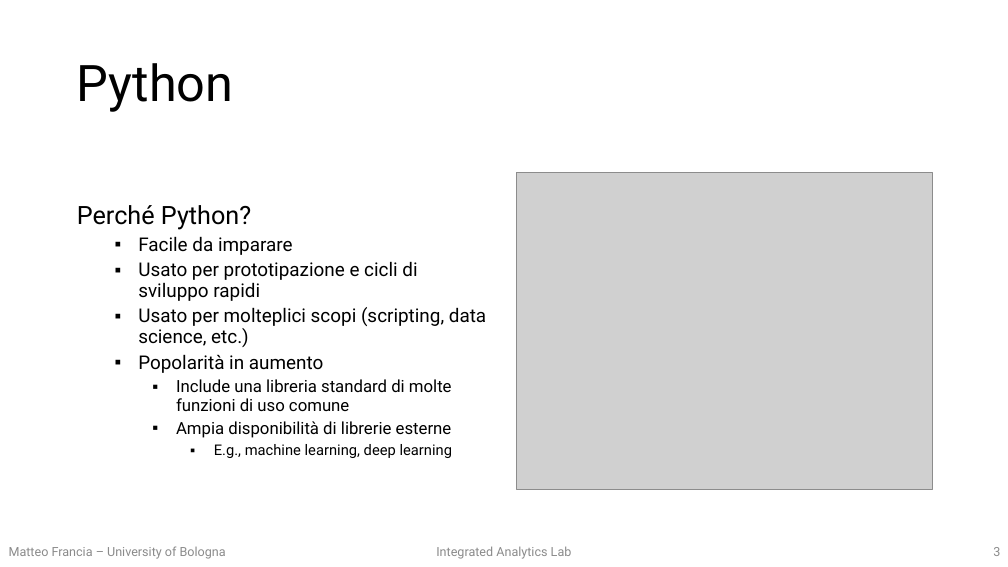
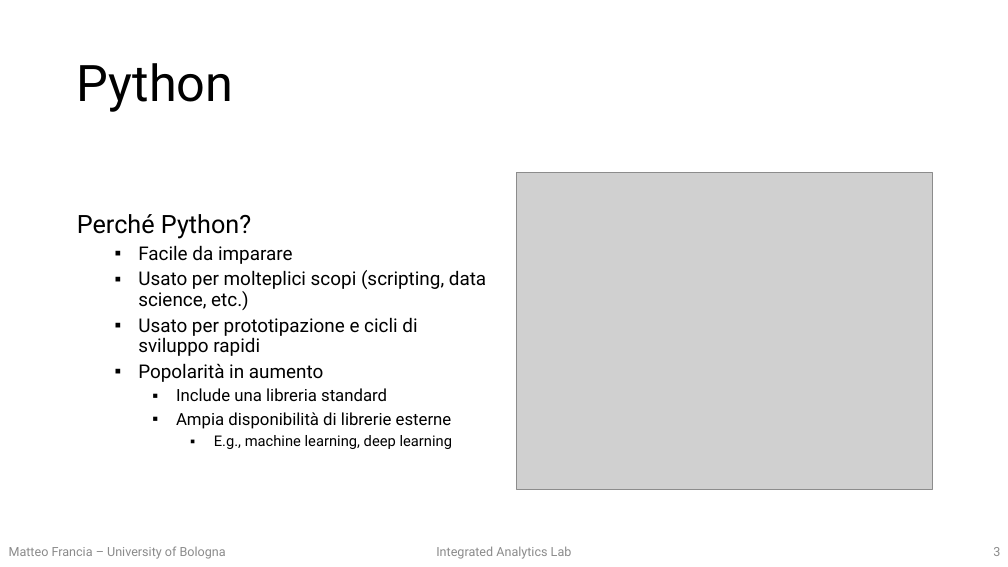
Before and after one commit to w4bo/teaching-handsondatapipelines, a slide deck: slide 3 of 01-DataPreprocessing/01-slides.pptx. Drawn at 1008x567 pixels with LibreOffice and Linux fonts; fonts in the diff are those of the drawing; grey boxes stand for pictures. Boxes give left, top, right and bottom in pixels: in the first picture for what was removed or moved away, otherwise in the second. Text is boxed around its words. In the diff, an @@ line names an element or a change of style, - is before the commit and + after.

```diff
--- a/01-DataPreprocessing/01-slides.pptx
+++ b/01-DataPreprocessing/01-slides.pptx
@@ text at box(138, 270, 486, 310): paragraph added @@
+  ▪ Usato per molteplici scopi (scripting, data science, etc.)
@@ text at box(138, 307, 486, 347): paragraph removed @@
-  ▪ Usato per molteplici scopi (scripting, data science, etc.)
@@ text at box(176, 388, 387, 401): text changed @@
-    ▪ Include una libreria standard di molte funzioni di uso comune
+    ▪ Include una libreria standard
```
Also in this commit, not shown: 5 other slides changed, 1 slide added, 3 other files.
